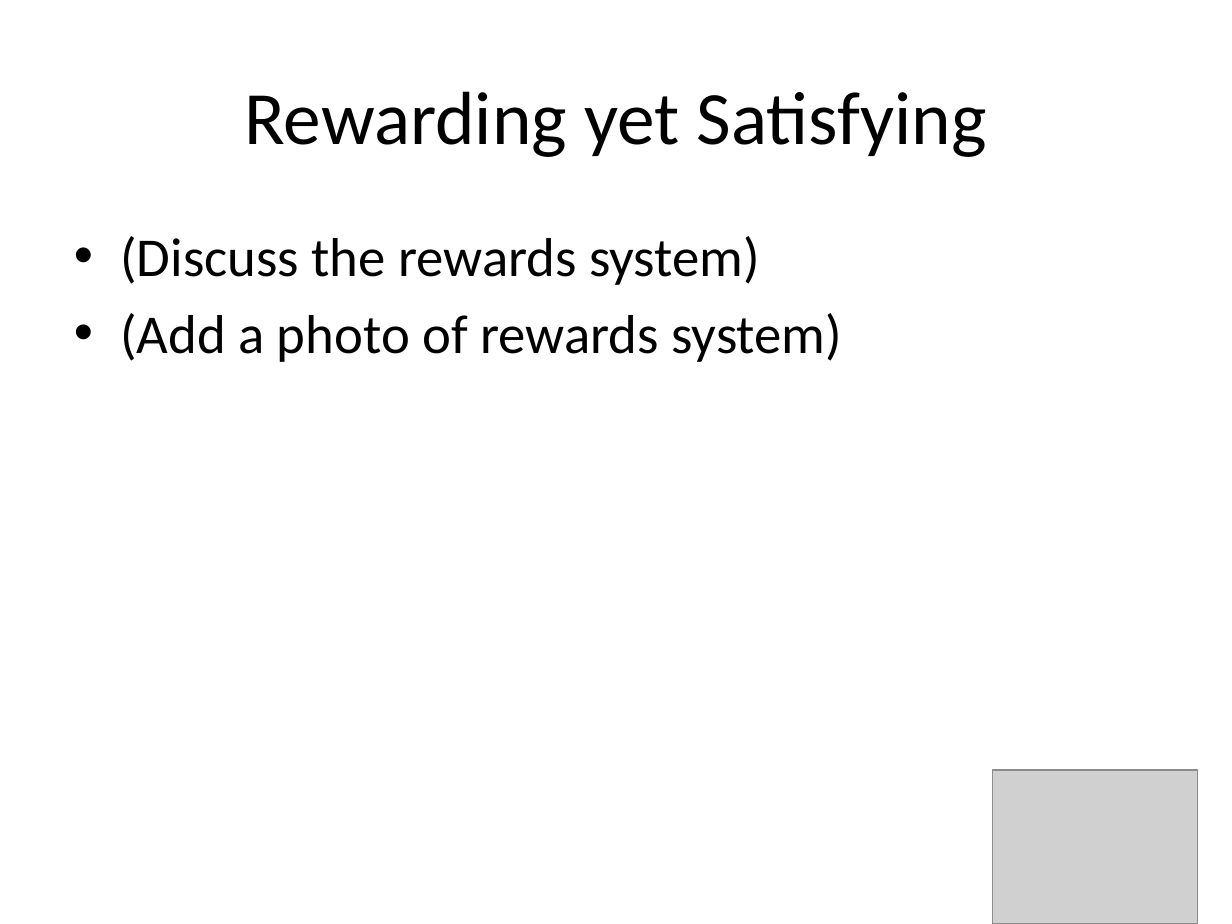
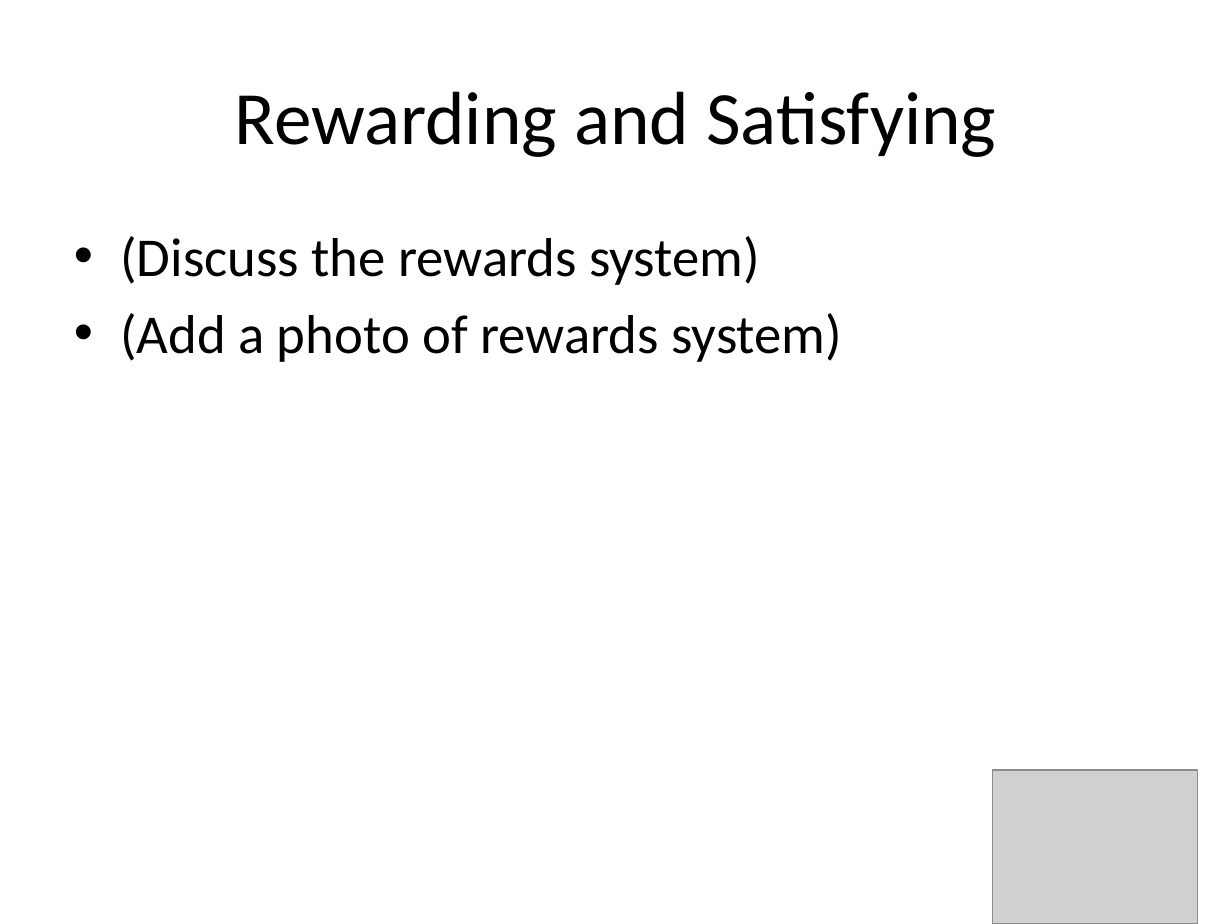
Before and after one commit to amlees/The-Great-Audio-Race, a slide deck: slide 10 of presenationTWO.pptx. Drawn at 1232x924 pixels with LibreOffice and Linux fonts; fonts in the diff are those of the drawing; grey boxes stand for pictures. Boxes give left, top, right and bottom in pixels: in the first picture for what was removed or moved away, otherwise in the second. Text is boxed around its words. In the diff, an @@ line names an element or a change of style, - is before the commit and + after.

Commit message:
Update new powerpoint presentation

```diff
--- a/presenationTWO.pptx
+++ b/presenationTWO.pptx
@@ title at [234, 91, 996, 157]: text changed @@
-Rewarding yet Satisfying
+Rewarding and Satisfying
```
Also in this commit, not shown: 1 other file.
